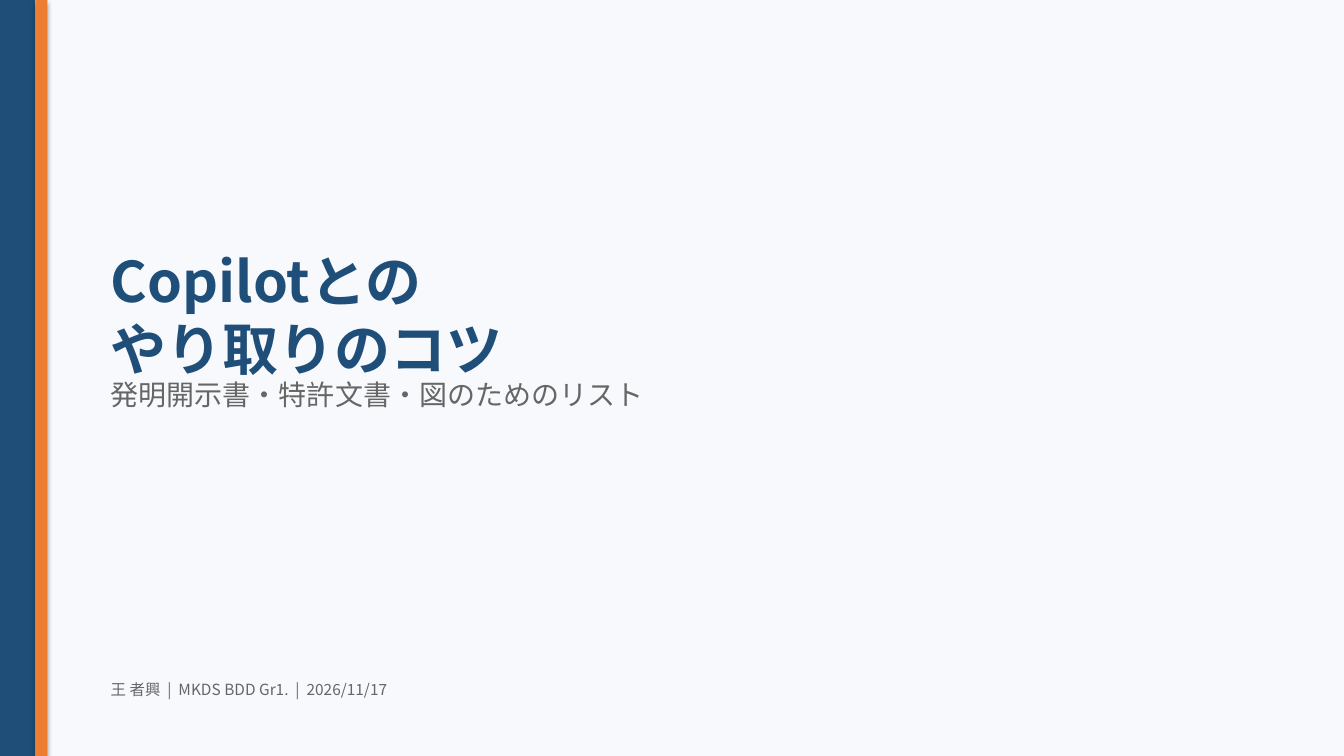
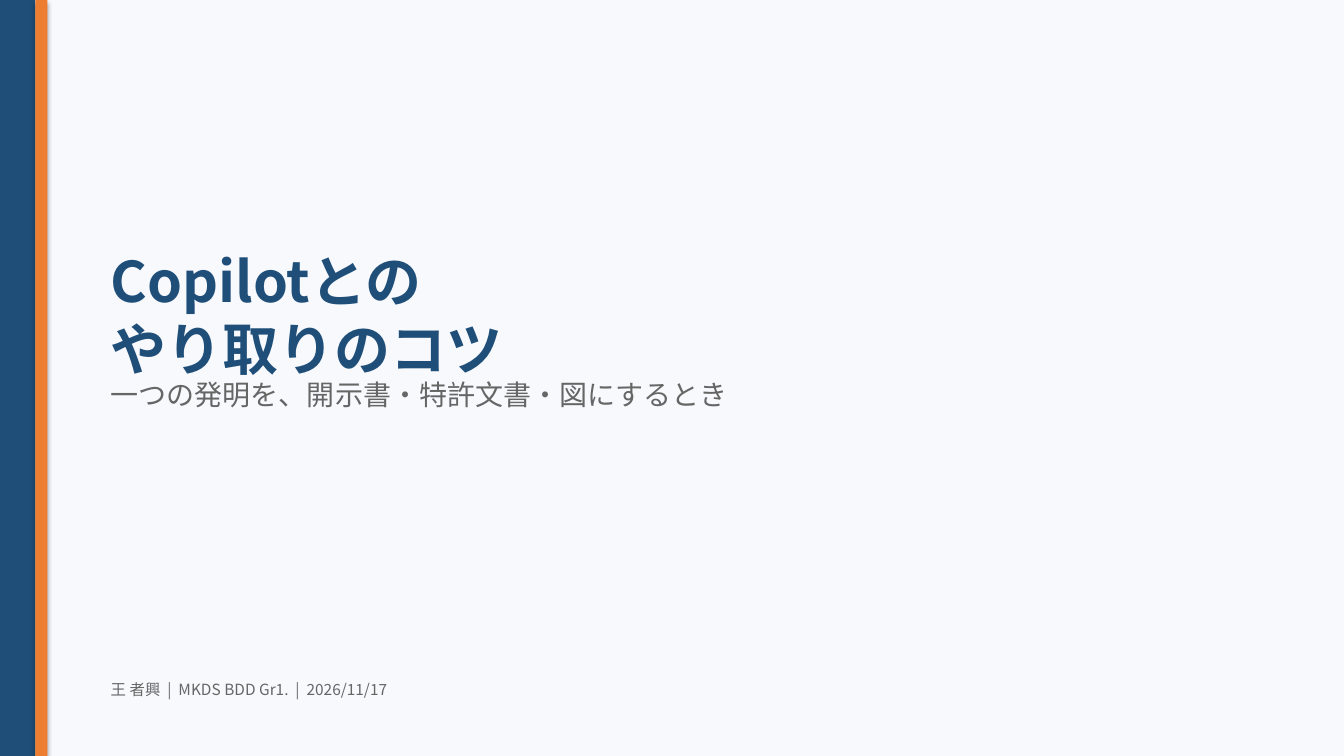
Before and after one commit to zhexingwang/ppt, a slide deck: slide 1 of decks/06_Copilot使いこなし/Copilot使いこなしのコツ.pptx. Drawn at 1344x756 pixels with LibreOffice and Linux fonts; fonts in the diff are those of the drawing. Boxes give left, top, right and bottom in pixels: in the first picture for what was removed or moved away, otherwise in the second. Text is boxed around its words. In the diff, an @@ line names an element or a change of style, - is before the commit and + after.

```diff
--- a/decks/06_Copilot使いこなし/Copilot使いこなしのコツ.pptx
+++ b/decks/06_Copilot使いこなし/Copilot使いこなしのコツ.pptx
@@ text at (111, 381, 728, 408): text changed @@
-発明開示書・特許文書・図のためのリスト
+一つの発明を、開示書・特許文書・図にするとき
```
Also in this commit, not shown: 13 other slides changed, 19 other files.
